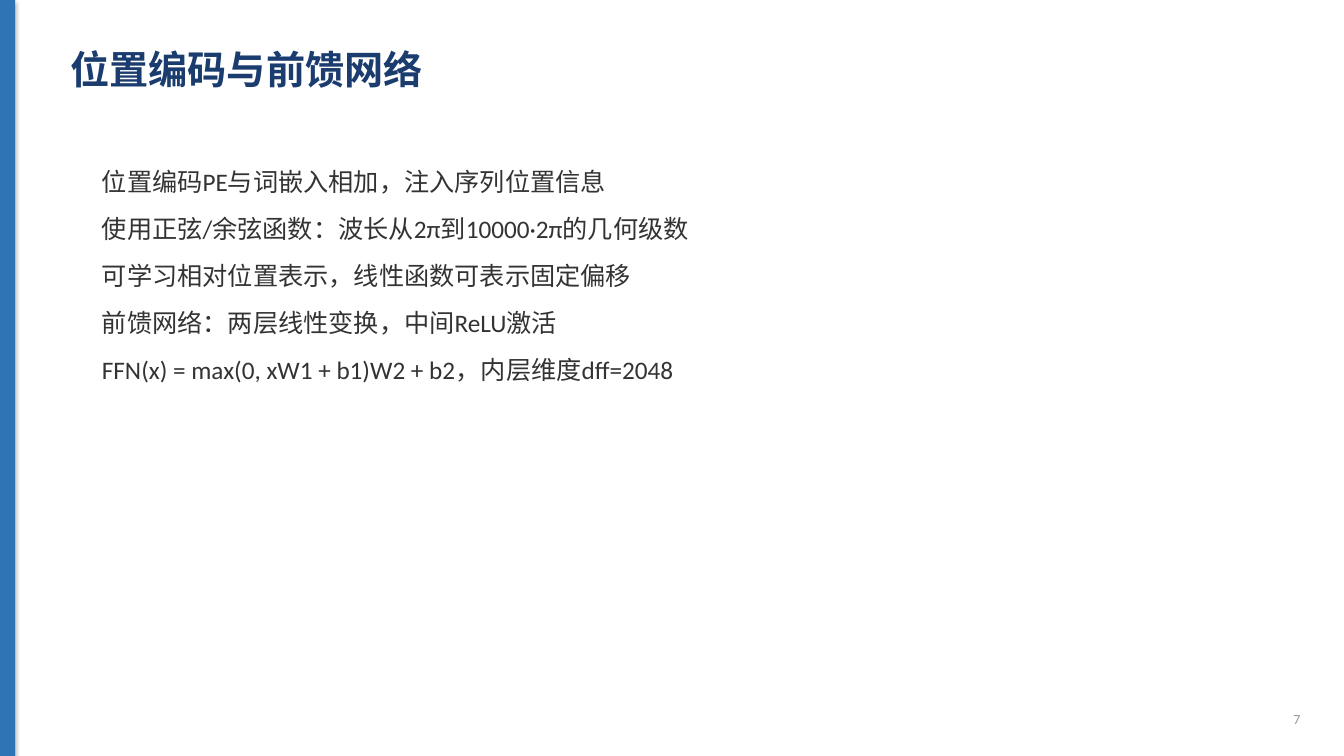
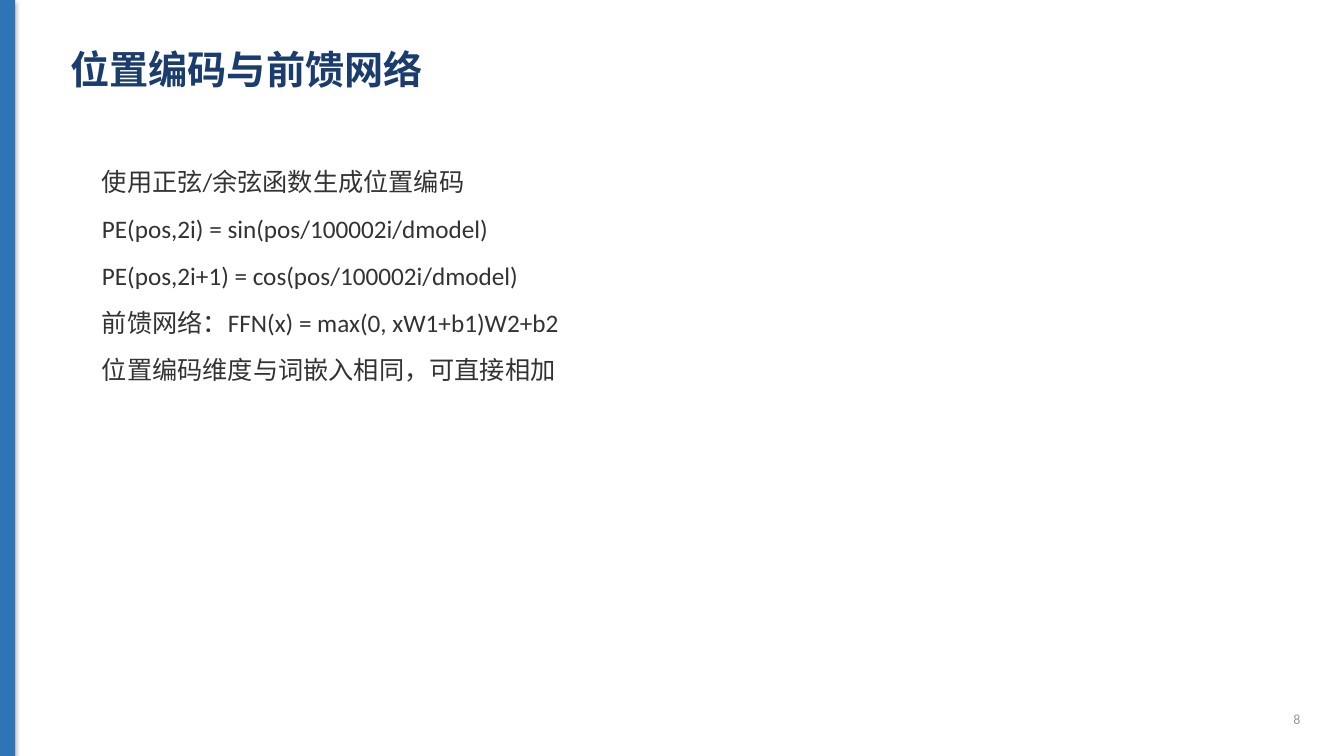
Before and after one commit to bcefghj/scholarflow, a slide deck: slide 8 of examples/attention_is_all_you_need/slides.pptx (slide 7 before the commit). Drawn at 1344x756 pixels with LibreOffice and Linux fonts; fonts in the diff are those of the drawing. Boxes give left, top, right and bottom in pixels: in the first picture for what was removed or moved away, otherwise in the second. Text is boxed around its words. In the diff, an @@ line names an element or a change of style, - is before the commit and + after.

```diff
--- a/examples/attention_is_all_you_need/slides.pptx
+++ b/examples/attention_is_all_you_need/slides.pptx
@@ text at (x1=102, y1=169, x2=558, y2=382): text changed @@
-位置编码PE与词嵌入相加，注入序列位置信息
-使用正弦/余弦函数：波长从2π到10000·2π的几何级数
-可学习相对位置表示，线性函数可表示固定偏移
-前馈网络：两层线性变换，中间ReLU激活
-FFN(x) = max(0, xW1 + b1)W2 + b2，内层维度dff=2048
+使用正弦/余弦函数生成位置编码
+PE(pos,2i) = sin(pos/100002i/dmodel)
+PE(pos,2i+1) = cos(pos/100002i/dmodel)
+前馈网络：FFN(x) = max(0, xW1+b1)W2+b2
+位置编码维度与词嵌入相同，可直接相加
@@ text at (x1=1293, y1=714, x2=1300, y2=724): text changed @@
-7
+8
```
Also in this commit, not shown: 7 other slides changed, 5 slides added, 4 slides removed, 39 other files.
